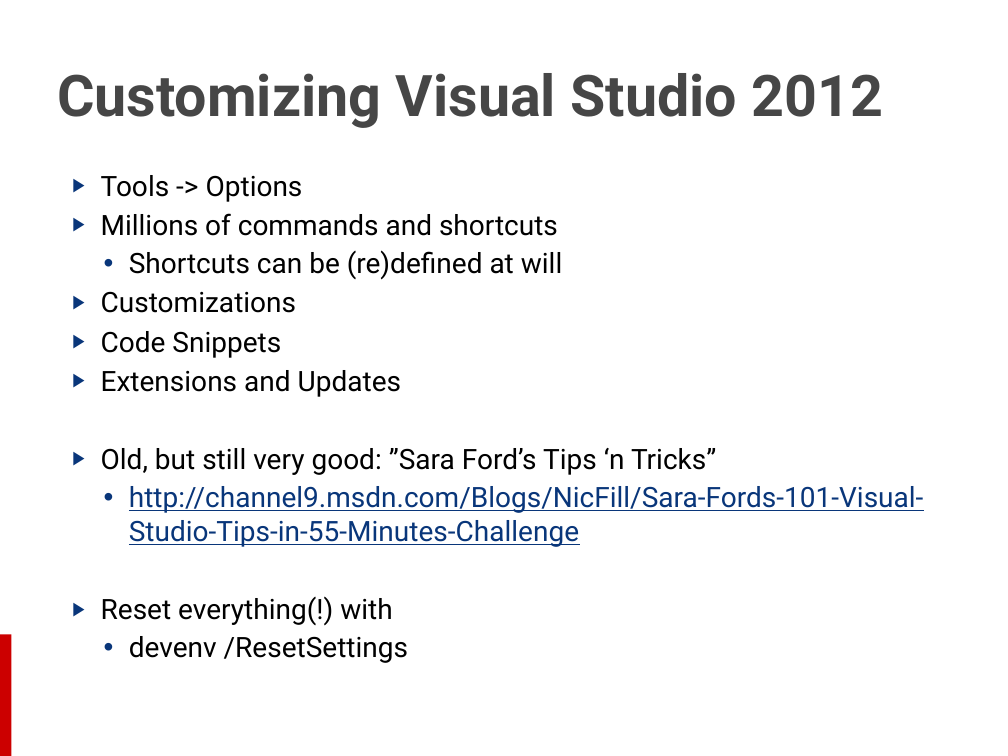
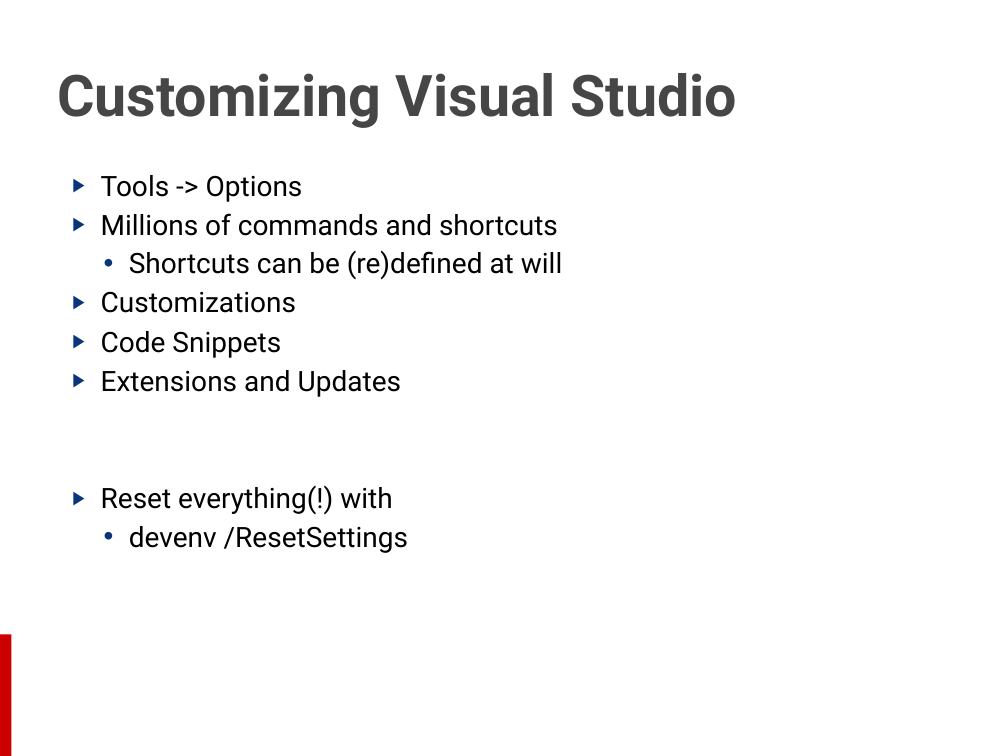
Before and after one commit to martinesmann/cs-70-483, a slide deck: slide 22 of Modules/Module 01 - Introduction to C#, .NET and VS/01 - Introduction to C#, .NET and VS.pptx (slide 26 before the commit). Drawn at 1008x756 pixels with LibreOffice and Linux fonts; fonts in the diff are those of the drawing; background and template pictures are left out. Boxes give left, top, right and bottom in pixels: in the first picture for what was removed or moved away, otherwise in the second. Text is boxed around its words. In the diff, an @@ line names an element or a change of style, - is before the commit and + after.

```diff
--- a/Modules/Module 01 - Introduction to C#, .NET and VS/01 - Introduction to C#, .NET and VS.pptx
+++ b/Modules/Module 01 - Introduction to C#, .NET and VS/01 - Introduction to C#, .NET and VS.pptx
@@ title at (x1=57, y1=73, x2=737, y2=128): text changed @@
-Customizing Visual Studio 2012
+Customizing Visual Studio
@@ text at (x1=101, y1=448, x2=924, y2=547): paragraphs removed @@
-▶ Old, but still very good: ”Sara Ford’s Tips ‘n Tricks”
-  • http://channel9.msdn.com/Blogs/NicFill/Sara-Fords-101-Visual-Studio-Tips-in-55-Minutes-Challenge
```
Also in this commit, not shown: 9 other slides changed, 5 slides removed, 5 other files.
